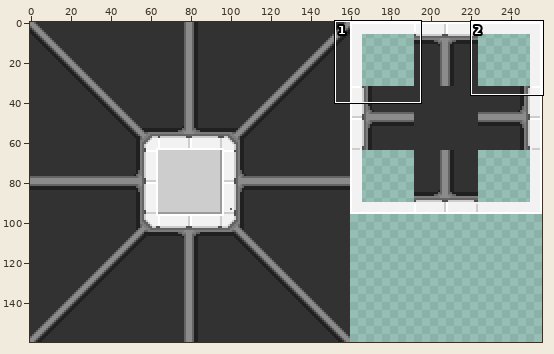
Sprite sheet: src/map/tiles.png. Above: a wide view before the commit, with the close-up outlined.
Close-up. First the earlier version:
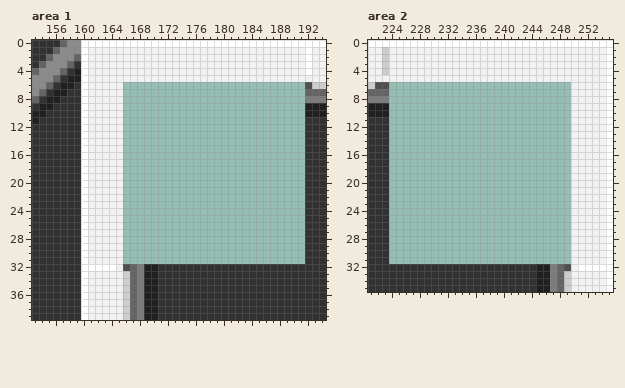
The file is 256x160 pixels. Colours within 5 levels of each other are drawn and written as one. Shown: area 1: x 153..194, y 0..39; area 2: x 221..255, y 0..35. The commit also changed other parts of the picture, which this record leaves out.
After the commit:
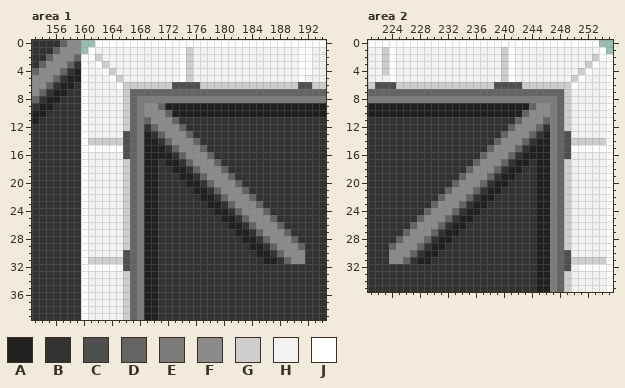
Palette (. is transparent): A #202020  B #323232  C #4f4f4f  D #646464  E #7c7c7c  F #8b8b8b  G #cdcdcd  H #f2f2f2  J #ffffff
What changed:
Area 1:
y 0: x 160..161 JJ -> ..
y 1: x 160..161 JH -> .J; x 174..175 HH -> JG; x 191 H -> J
y 2: x 161..162 HH -> JG; x 174..175 HH -> JG; x 191 H -> J
y 3: x 162..163 HH -> JG; x 174..175 HH -> JG; x 191 H -> J
y 4: x 163..164 HH -> JG; x 174..175 HH -> JG; x 191 H -> J
y 5: x 164..165 HH -> JG; x 174..175 HH -> JG; x 191 H -> J
y 6: x 165..191 H.......................... -> JGGGGGGGCCCCGGGGGGGGGGGGGGC
y 7: x 166..191 .......................... -> GDDDDDDDDDDDDDDDDDDDDDDDDD
y 8: x 166..191 .......................... -> GDEEEEEEEEEEEEEEEEEEEEEEEE
y 9: x 166..191 .......................... -> GDEFFDAAAAAAAAAAAAAAAAAAAA
y 10: x 166..191 .......................... -> GDEFFFDAAAAAAAAAAAAAAAAAAA
y 11: x 166..191 .......................... -> GDEDFFFDBBBBBBBBBBBBBBBBBB
y 12: x 166..191 .......................... -> GDEBDFFFDBBBBBBBBBBBBBBBBB
y 13: x 166..191 .......................... -> CDEABDFFFDBBBBBBBBBBBBBBBB
y 14: x 161..191 HHHHH.......................... -> GGGGGCDEAABDFFFDBBBBBBBBBBBBBBB
y 15: x 161..191 HHHHH.......................... -> JJJJJCDEAAABDFFFDBBBBBBBBBBBBBB
y 16: x 166..191 .......................... -> CDEAAAABDFFFDBBBBBBBBBBBBB
y 17: x 166..191 .......................... -> GDEAABAABDFFFDBBBBBBBBBBBB
y 18: x 166..191 .......................... -> GDEAABBAABDFFFDBBBBBBBBBBB
y 19: x 166..191 .......................... -> GDEAABBBAABDFFFDBBBBBBBBBB
y 20: x 166..191 .......................... -> GDEAABBBBAABDFFFDBBBBBBBBB
y 21: x 166..191 .......................... -> GDEAABBBBBAABDFFFDBBBBBBBB
y 22: x 166..191 .......................... -> GDEAABBBBBBAABDFFFDBBBBBBB
y 23: x 166..191 .......................... -> GDEAABBBBBBBAABDFFFDBBBBBB
y 24: x 166..191 .......................... -> GDEAABBBBBBBBAABDFFFDBBBBB
y 25: x 166..191 .......................... -> GDEAABBBBBBBBBAABDFFFDBBBB
y 26: x 166..191 .......................... -> GDEAABBBBBBBBBBAABDFFFDBBB
y 27: x 166..191 .......................... -> GDEAABBBBBBBBBBBAABDFFFDBB
y 28: x 166..191 .......................... -> GDEAABBBBBBBBBBBBAABDFFFDB
y 29: x 166..191 .......................... -> GDEAABBBBBBBBBBBBBAABDFFFD
y 30: x 166..191 .......................... -> CDEAABBBBBBBBBBBBBBAABDFFF
y 31: x 161..191 HHHHH.......................... -> GGGGGCDEAABBBBBBBBBBBBBBBAABDFF
y 32: x 165 H -> J
Area 2:
y 0: x 254..255 JJ -> ..
y 1: x 224 H -> J; x 240..241 HH -> GJ; x 254..255 HJ -> J.
y 2: x 224 H -> J; x 240..241 HH -> GJ; x 253..254 HH -> GJ
y 3: x 224 H -> J; x 240..241 HH -> GJ; x 252..253 HH -> GJ
y 4: x 224 H -> J; x 240..241 HH -> GJ; x 251..252 HH -> GJ
y 5: x 224 H -> J; x 240..241 HH -> GJ; x 250..251 HH -> GJ
y 6: x 224..250 ..........................H -> CGGGGGGGGGGGGGGCCCCGGGGGGGJ
y 7: x 224..249 .......................... -> DDDDDDDDDDDDDDDDDDDDDDDDDG
y 8: x 224..249 .......................... -> EEEEEEEEEEEEEEEEEEEEEEEEDG
y 9: x 224..249 .......................... -> AAAAAAAAAAAAAAAAAAAADFFEDG
y 10: x 224..249 .......................... -> AAAAAAAAAAAAAAAAAAADFFFEDG
y 11: x 224..249 .......................... -> BBBBBBBBBBBBBBBBBBDFFFDEDG
y 12: x 224..249 .......................... -> BBBBBBBBBBBBBBBBBDFFFDBEDG
y 13: x 224..249 .......................... -> BBBBBBBBBBBBBBBBDFFFDBAEDC
y 14: x 224..254 ..........................HHHHH -> BBBBBBBBBBBBBBBDFFFDBAAEDCGGGGG
y 15: x 224..254 ..........................HHHHH -> BBBBBBBBBBBBBBDFFFDBAAAEDCJJJJJ
y 16: x 224..249 .......................... -> BBBBBBBBBBBBBDFFFDBAAAAEDC
y 17: x 224..249 .......................... -> BBBBBBBBBBBBDFFFDBAABAAEDG
y 18: x 224..249 .......................... -> BBBBBBBBBBBDFFFDBAABBAAEDG
y 19: x 224..249 .......................... -> BBBBBBBBBBDFFFDBAABBBAAEDG
y 20: x 224..249 .......................... -> BBBBBBBBBDFFFDBAABBBBAAEDG
y 21: x 224..249 .......................... -> BBBBBBBBDFFFDBAABBBBBAAEDG
y 22: x 224..249 .......................... -> BBBBBBBDFFFDBAABBBBBBAAEDG
y 23: x 224..249 .......................... -> BBBBBBDFFFDBAABBBBBBBAAEDG
y 24: x 224..249 .......................... -> BBBBBDFFFDBAABBBBBBBBAAEDG
y 25: x 224..249 .......................... -> BBBBDFFFDBAABBBBBBBBBAAEDG
y 26: x 224..249 .......................... -> BBBDFFFDBAABBBBBBBBBBAAEDG
y 27: x 224..249 .......................... -> BBDFFFDBAABBBBBBBBBBBAAEDG
y 28: x 224..249 .......................... -> BDFFFDBAABBBBBBBBBBBBAAEDG
y 29: x 224..249 .......................... -> DFFFDBAABBBBBBBBBBBBBAAEDG
y 30: x 224..249 .......................... -> FFFDBAABBBBBBBBBBBBBBAAEDC
y 31: x 224..254 ..........................HHHHH -> FFDBAABBBBBBBBBBBBBBBAAEDCGGGGG
Changed places in both close-ups, as pixel boxes (x1, y1, x2, y2):
changed: (81, 40, 305, 271)
changed: (389, 40, 613, 264)
